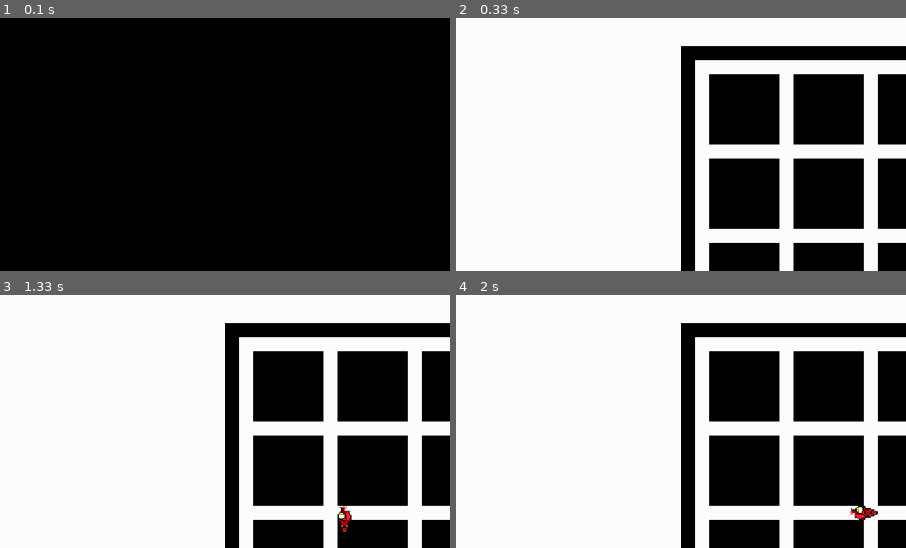
Above: before the commit, frames 1-4 (two rows, left to right).
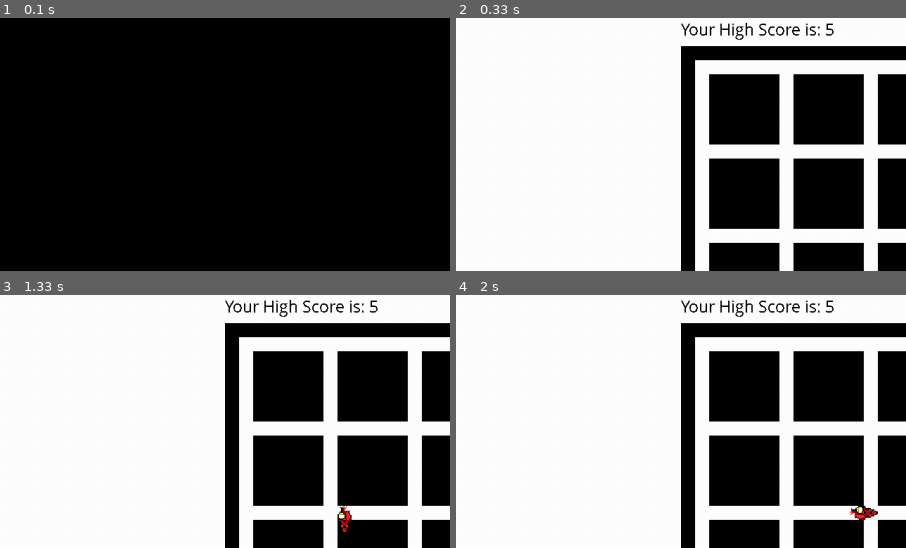
Above: after the commit, the same moments.

Repository: Deuzmo/SnakePythonGame
Game: pygame game, started from driver.py
The game is run twice, just before and just after one commit, with the same random seed, the same clock (stepped at 60 frames per second) and the same inputs.
Inputs:
- Up to frame 1 (0.1 s): no input
- Up to frame 2 (0.33 s): no input
- Up to frame 3 (1.33 s): hold Right 0.33-0.8 s; hold Up 0.83-1.3 s
- Up to frame 4 (2 s): hold Right 1.33-1.8 s; hold Left from 1.83 s (still down)
The pictures show only the part of the screen within x 0-50%, y 0-50%; the shares and areas given below are measured in that part.

Frame 1 is identical in both runs. In frame 2, 0.7% of the frame differs, in the area x 50-84%, y 1-9%; in frame 3, 0.7%; in frame 4, 0.7%.

Commit message:
Added Score module; Score updates in real time on board

Diff:
--- a/board.py
+++ b/board.py
@@ -1,5 +1,6 @@
 import pygame
 import sys
+import score
 
 pygame.init()
 
@@ -8,7 +9,13 @@
 height = 720
 size = width, height
 screen = pygame.display.set_mode(size)
+score_sec = score.Score()
 
+
+# Updates Game High Score
+def update_score(new_score):
+    score_sec.update(new_score)
+    screen.blit(score_sec.text, (320,0))
 
 
 
@@ -19,6 +26,8 @@
 
     # make screen background white
     screen.fill(pygame.Color(255, 255, 255, 255))
+
+    screen.blit(score_sec.text, (320,0))
 
     # draw border
     startX = 320
--- a/driver.py
+++ b/driver.py
@@ -36,15 +36,21 @@
 
         board.displayboard()
         s.move()
-        print("Head")
-        print(s.getheadpos())
-        print("Food")
-        print(f.position)
+
+        # testing
+        # print("Head")
+        # print(s.getheadpos())
+        # print("Food")
+        # print(f.position)
+        # testing
+
         if s.getheadpos() == f.position:
             s.length += 1
             curr_score += 1
-            # if curr_score > score.score : set new high score on screen
             f.randpos()
+            if curr_score > score.score:
+                # set new high score on screen
+                board.update_score(curr_score)
         # Handle Events
 
         # case/switch for up,down,left,right
--- /dev/null
+++ b/score.py
@@ -0,0 +1,18 @@
+import pygame
+import highscore
+
+pygame.font.init()
+hs = highscore.HighScore()
+
+# Renders text to attach to board
+def make_txt(score):
+	txt_str = 'Your High Score is: {}'.format(score)
+	txt = pygame.font.SysFont('Comic Sans MS', 25)
+	return txt.render(txt_str, False, (0,0,0))
+
+class Score:
+	def __init__(self):
+		self.text = make_txt(hs.score)
+
+	def update(self, new_score):
+		self.text = make_txt(new_score)
--- a/score.txt
+++ b/score.txt
@@ -1 +1 @@
-High Score: 0
+High Score: 5
